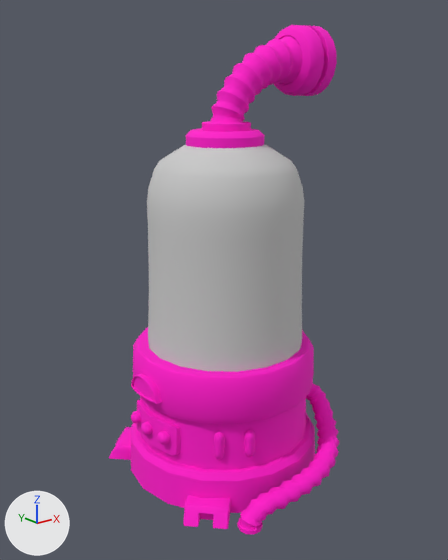
The FBX model resource/3d/Stage 1/stage01_5월 발표용/bg_mix.FBX as it was, and as the next commit left it.
Before and after are seen from a 50 mm lens placed at (403.11, -271.21, 8.01), pointed at (410.14, -262.42, 4.49). The lights are fixed; the arrows at lower left show +X, +Y and +Z. Where no turn or scale is listed for an object, it has been applied to the vertices. Vertices at the same position are counted once.

The scene before the commit, as lines of its bpy script (objects in view):
```python
me_mesh = bpy.data.meshes.new('Mesh')
me_mesh.from_pydata(...)  # 2923 vertices, 5473 faces; spans x -2.1..2.1, y -2.2..2.2, z -4.27..4.27
# faces by material slot: [5095, 378]
me_mesh.materials.append(mat_material__67)  # pink #ff00ca
me_mesh.materials.append(mat_material__84)  # light grey #cacaca
ob_bg_mix = bpy.data.objects.new('bg_mix', me_mesh)
ob_bg_mix.location = (410.39, -262.49, 4.83)
```
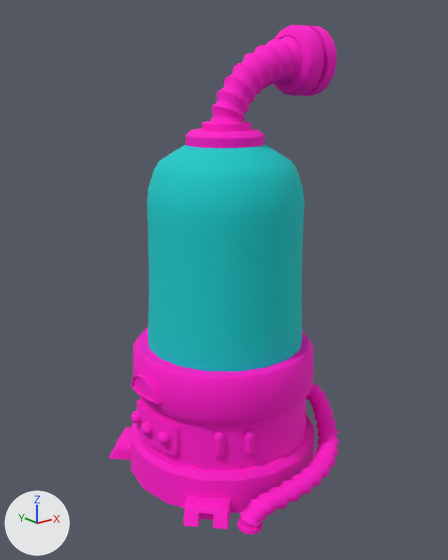
Commit message: 머테리얼 테스팅

Where the change shows, as pixel boxes (x1, y1, x2, y2) in the pictures (448 x 560 px):
part 1 of me_mesh, recoloured (grey to cyan)
    both: (147, 144, 304, 372)

The change, as a list of edits to the scene's bpy script:
```text
Add mat_02___default:
    mat_02___default = principled_material('02 - Default')
    mat_02___default.base_color = (0.0, 0.588, 0.588)  # cyan #00caca
    mat_02___default.roughness = 0.859
Change me_mesh:
    where me_mesh.from_pydata(...)  # 2923 vertices, 5473 faces; spans x -2.1..2.1, y -2.2..2.2, z -4.27..4.27
    used by ob_bg_mix; location = (410.39, -262.49, 4.83)
    me_mesh part 1: all 378 faces that had it switch from mat_material__84 (light grey #cacaca) to mat_02___default (cyan #00caca)
```
